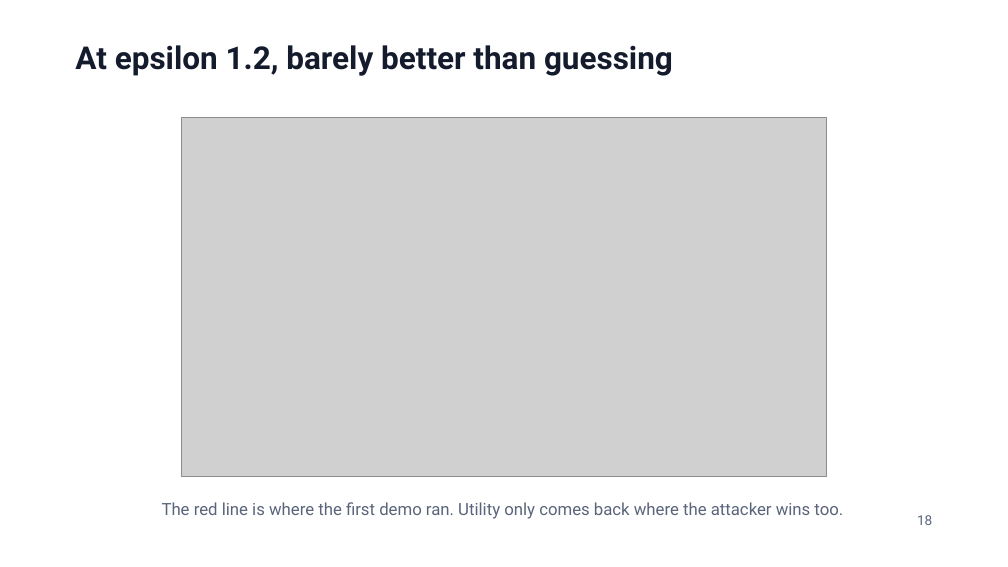
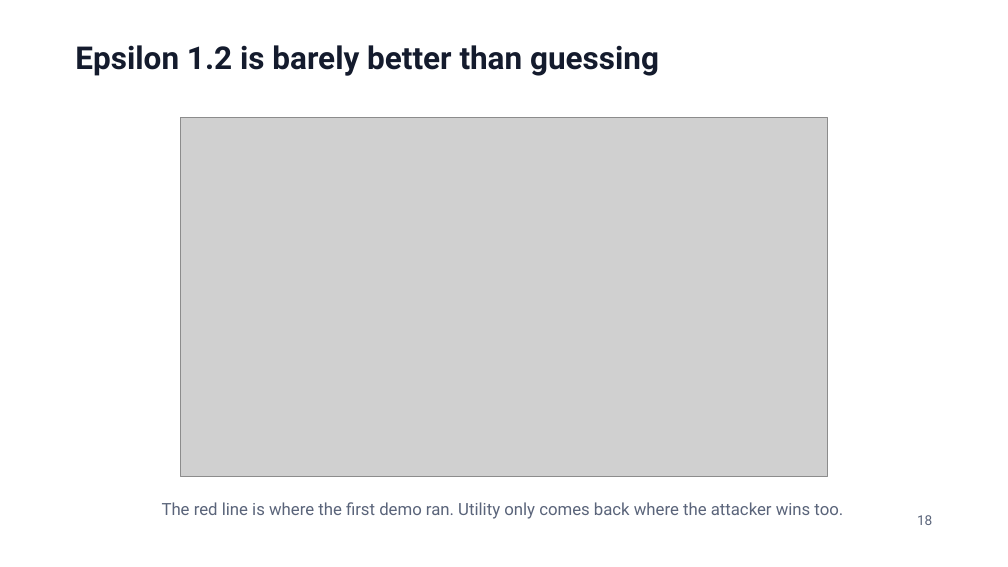
Before and after one commit to jzonthemtn/ldp-for-search, a slide deck: slide 18 of ldp_for_search_slides.pptx. Drawn at 1008x567 pixels with LibreOffice and Linux fonts; fonts in the diff are those of the drawing; grey boxes stand for pictures. Boxes give left, top, right and bottom in pixels: in the first picture for what was removed or moved away, otherwise in the second. Text is boxed around its words. In the diff, an @@ line names an element or a change of style, - is before the commit and + after.

```diff
--- a/ldp_for_search_slides.pptx
+++ b/ldp_for_search_slides.pptx
@@ text at box(75, 45, 659, 76): text changed @@
-At epsilon 1.2, barely better than guessing
+Epsilon 1.2 is barely better than guessing
```
Also in this commit, not shown: 14 other slides changed, 9 other files.
